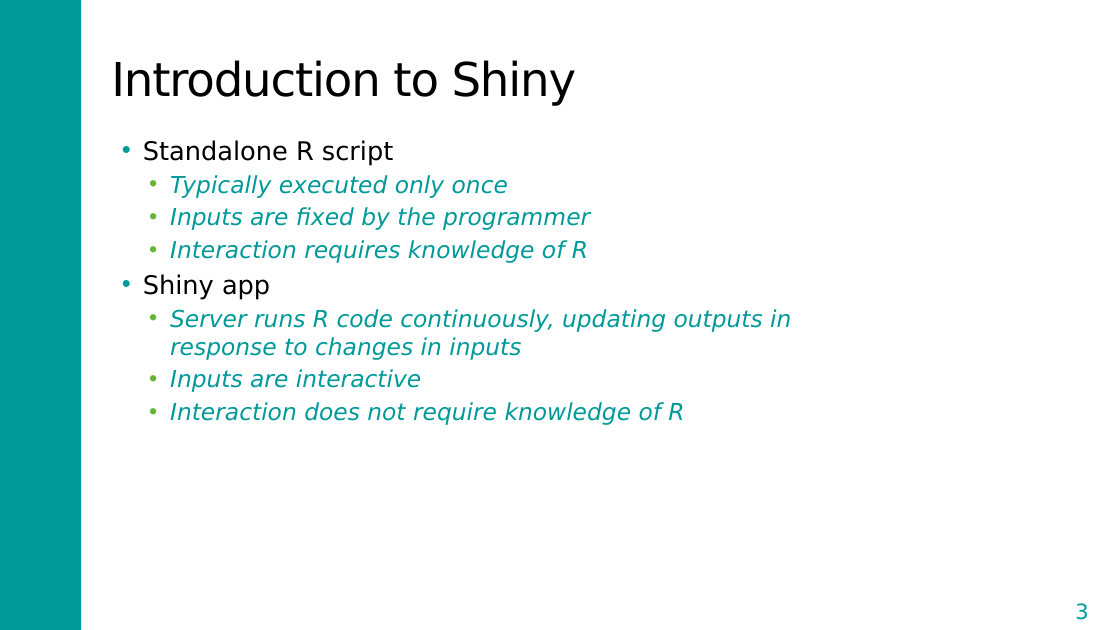
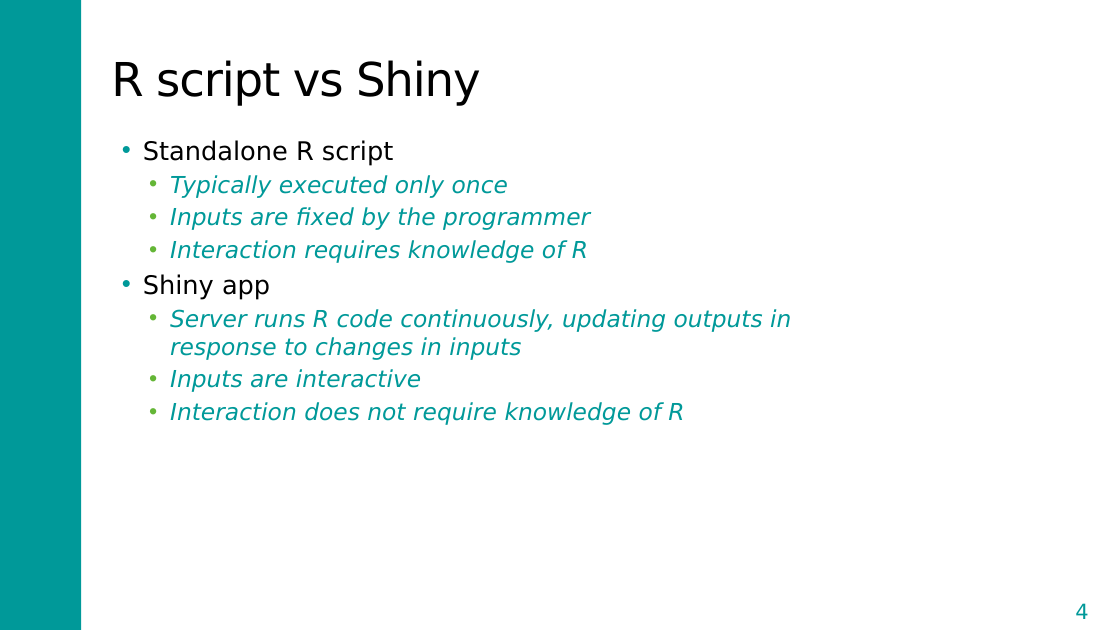
Before and after one commit to DARTH-git/Course-Modularization, a slide deck: slide 4 of static/Course_Modularization/Shiny/Shiny_slides.pptx (slide 3 before the commit). Drawn at 1120x630 pixels with LibreOffice and Linux fonts; fonts in the diff are those of the drawing. Boxes give left, top, right and bottom in pixels: in the first picture for what was removed or moved away, otherwise in the second. Text is boxed around its words. In the diff, an @@ line names an element or a change of style, - is before the commit and + after.

Commit message:
changes on shiny and sens. analysis

```diff
--- a/static/Course_Modularization/Shiny/Shiny_slides.pptx
+++ b/static/Course_Modularization/Shiny/Shiny_slides.pptx
@@ title at <box>111,60,481,106</box>: text changed @@
-Introduction to Shiny
+R script vs Shiny
@@ page number at <box>1075,603,1088,619</box>: text changed @@
-3
+4
```
Also in this commit, not shown: 8 slides added, 7 slides removed, 13 other files.
